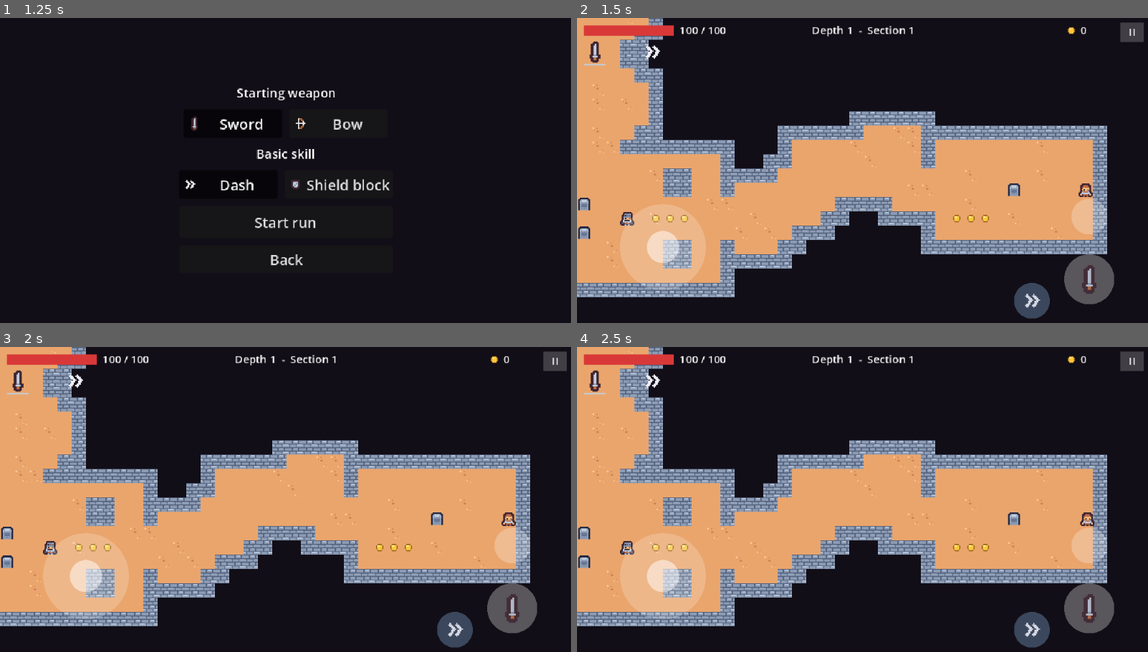
Above: before the commit, frames 1-4 (two rows, left to right).
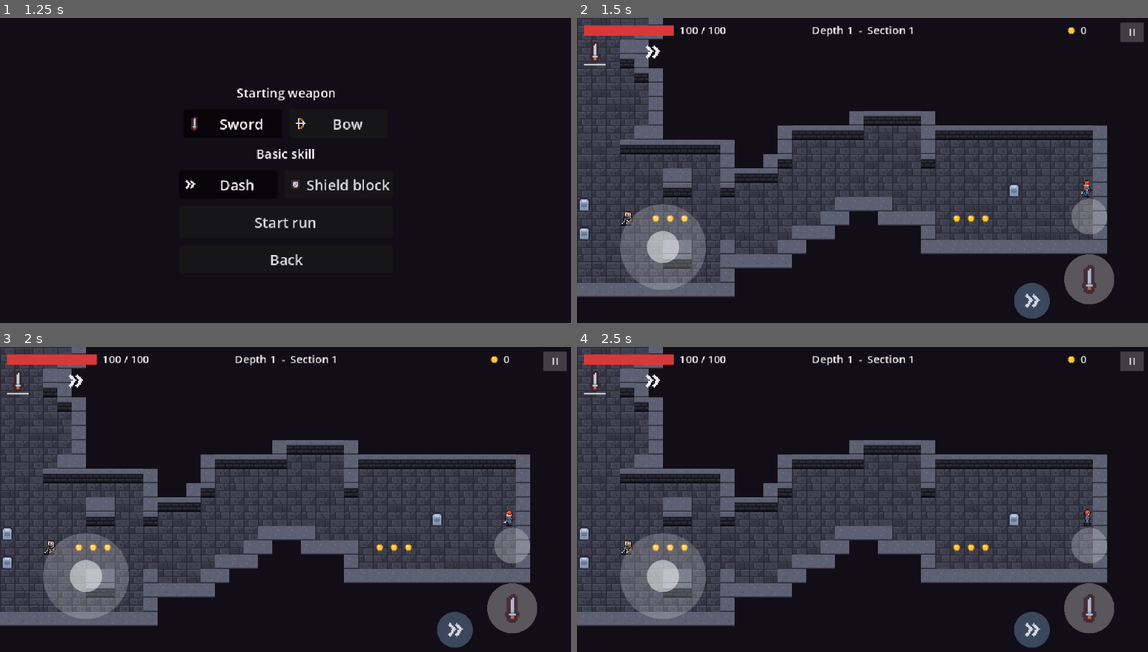
Above: after the commit, the same moments.

Repository: arturan2101/diplome_game
Game: Godot game, scene res://ui/main_menu.tscn
Two runs of this game, one before a commit and one after it. Both use one fixed random seed, a clock stepped at 60 frames per second and the inputs below.
Inputs (mouse positions are in pixels of both pictures, inside the frame that each line leads up to):
- Up to frame 1 (1.25 s): click "Play" at 0.5 s
- Up to frame 2 (1.5 s): click "Start run" at 1.25 s
- Up to frame 3 (2 s): no input
- Up to frame 4 (2.5 s): tap Enter (ui_accept) at 2, 2.27 s; move the mouse to (988, 493) at 2.02 s; hold D (move_right) from 2.03 s (still down); hold J (attack) from 2.03 s (still down); click (988, 493) at 2.17 s

Frame 1 is identical in both runs. In frame 2, 42% of the frame differs, in the area x 0-93%, y 0-92%; in frame 3, 42%; in frame 4, 42%.

Commit message:
Integrate new art: animated player/skeleton sprites, wall-top tiles
Co-Authored-By: Claude Opus 5.5 <noreply@anthropic.com>
Claude-Session: https://claude.ai/code/session_01STxjqnrHjc1xrs8gdSAbRa

Diff:
--- /dev/null
+++ b/actors/actor_sprite_animator.gd
@@ -0,0 +1,30 @@
+class_name ActorSpriteAnimator
+extends AnimatedSprite2D
+## Visual only: picks "<idle|walk>_<down|up|left|right>" from the parent body's
+## velocity. Never changes movement; when standing still it keeps the last direction.
+## Animations missing from sprite_frames are skipped, so any SpriteFrames works.
+
+## Below this speed (pixels per second) the actor counts as standing.
+@export var walk_threshold: float = 5.0
+
+var _direction: String = "down"
+var _body: CharacterBody2D
+
+
+func _ready() -> void:
+	_body = get_parent() as CharacterBody2D
+
+
+func _process(_delta: float) -> void:
+	if _body == null or sprite_frames == null:
+		return
+	var v: Vector2 = _body.velocity
+	var moving: bool = v.length() > walk_threshold
+	if moving:
+		if absf(v.x) > absf(v.y):
+			_direction = "right" if v.x > 0.0 else "left"
+		else:
+			_direction = "down" if v.y > 0.0 else "up"
+	var anim: StringName = StringName(("walk_" if moving else "idle_") + _direction)
+	if (anim != animation or not is_playing()) and sprite_frames.has_animation(anim):
+		play(anim)
--- a/actors/enemies/skeleton.tres
+++ b/actors/enemies/skeleton.tres
@@ -1,8 +1,9 @@
-[gd_resource type="Resource" script_class="EnemyData" load_steps=4 format=3 uid="uid://dri0811re2pdk"]
+[gd_resource type="Resource" script_class="EnemyData" load_steps=5 format=3 uid="uid://dri0811re2pdk"]
 
 [ext_resource type="Script" path="res://actors/enemies/enemy_data.gd" id="1"]
 [ext_resource type="Texture2D" path="res://assets/sprites/skeleton.tres" id="2"]
 [ext_resource type="Resource" path="res://actors/enemies/skeleton_weapon.tres" id="3"]
+[ext_resource type="PackedScene" path="res://actors/enemies/skeleton.tscn" id="4"]
 
 [resource]
 script = ExtResource("1")
@@ -17,3 +18,4 @@
 attack_range = 18.0
 windup = 0.55
 recovery = 0.6
+scene = ExtResource("4")
--- /dev/null
+++ b/actors/enemies/skeleton.tscn
@@ -0,0 +1,55 @@
+[gd_scene load_steps=10 format=3]
+
+[ext_resource type="Script" path="res://actors/enemies/enemy.gd" id="1"]
+[ext_resource type="Script" path="res://combat/health.gd" id="2"]
+[ext_resource type="Script" path="res://combat/hurtbox.gd" id="3"]
+[ext_resource type="Script" path="res://level/hazard_receiver.gd" id="4"]
+[ext_resource type="Resource" path="res://level/hazards.tres" id="5"]
+[ext_resource type="SpriteFrames" path="res://assets/art/enemies/skeleton_frames.tres" id="6"]
+[ext_resource type="Script" path="res://actors/actor_sprite_animator.gd" id="7"]
+
+[sub_resource type="CircleShape2D" id="body_circle"]
+radius = 6.0
+
+[sub_resource type="CircleShape2D" id="hurtbox_circle"]
+radius = 7.0
+
+[node name="Enemy" type="CharacterBody2D" node_paths=PackedStringArray("health", "hurtbox", "visual", "hazards", "body_shape", "hurtbox_shape")]
+collision_layer = 4
+collision_mask = 7
+script = ExtResource("1")
+health = NodePath("Health")
+hurtbox = NodePath("Hurtbox")
+visual = NodePath("Sprite")
+hazards = NodePath("HazardReceiver")
+body_shape = NodePath("CollisionShape2D")
+hurtbox_shape = NodePath("Hurtbox/CollisionShape2D")
+
+[node name="CollisionShape2D" type="CollisionShape2D" parent="."]
+shape = SubResource("body_circle")
+
+[node name="Sprite" type="AnimatedSprite2D" parent="."]
+sprite_frames = ExtResource("6")
+animation = &"idle_down"
+autoplay = "idle_down"
+offset = Vector2(0, -4)
+script = ExtResource("7")
+
+[node name="Health" type="Node" parent="."]
+script = ExtResource("2")
+
+[node name="Hurtbox" type="Area2D" parent="." node_paths=PackedStringArray("health")]
+collision_layer = 16
+collision_mask = 0
+script = ExtResource("3")
+health = NodePath("../Health")
+
+[node name="CollisionShape2D" type="CollisionShape2D" parent="Hurtbox"]
+shape = SubResource("hurtbox_circle")
+
+[node name="HazardReceiver" type="Node" parent="." node_paths=PackedStringArray("body", "health", "visual")]
+script = ExtResource("4")
+body = NodePath("..")
+health = NodePath("../Health")
+visual = NodePath("../Sprite")
+data = ExtResource("5")
--- a/actors/player/player.tscn
+++ b/actors/player/player.tscn
@@ -1,7 +1,8 @@
 [gd_scene format=3 uid="uid://d086msg16gvvh"]
 
 [ext_resource type="Script" uid="uid://cudcxsst6v8xw" path="res://actors/player/player.gd" id="1_ilk7j"]
-[ext_resource type="Texture2D" path="res://assets/sprites/player.tres" id="2_ax26v"]
+[ext_resource type="SpriteFrames" path="res://assets/art/characters/player_frames.tres" id="2_ax26v"]
+[ext_resource type="Script" path="res://actors/actor_sprite_animator.gd" id="anim_script"]
 [ext_resource type="Script" uid="uid://bech2h0liorq5" path="res://combat/health.gd" id="6_388e2"]
 [ext_resource type="Script" uid="uid://dbyxqej24j4mh" path="res://combat/hurtbox.gd" id="7_lsln6"]
 [ext_resource type="Script" uid="uid://de7swotw4iwdj" path="res://combat/invulnerability_blink.gd" id="8_hiosj"]
@@ -28,8 +29,12 @@
 [node name="CollisionShape2D" type="CollisionShape2D" parent="." unique_id=1846017841]
 shape = SubResource("CircleShape2D_ndusb")
 
-[node name="Sprite" type="Sprite2D" parent="."]
-texture = ExtResource("2_ax26v")
+[node name="Sprite" type="AnimatedSprite2D" parent="."]
+sprite_frames = ExtResource("2_ax26v")
+animation = &"idle_down"
+autoplay = "idle_down"
+offset = Vector2(0, -4)
+script = ExtResource("anim_script")
 
 [node name="Health" type="Node" parent="." unique_id=779534586]
 script = ExtResource("6_388e2")
--- a/assets/sprites/player.tres
+++ b/assets/sprites/player.tres
@@ -1,7 +1,8 @@
 [gd_resource type="AtlasTexture" load_steps=2 format=3]
 
-[ext_resource type="Texture2D" path="res://assets/kenney_tiny_dungeon/tilemap_packed.png" id="1"]
+[ext_resource type="Texture2D" path="res://assets/art/characters/player_idle_sample.png" id="1"]
 
 [resource]
 atlas = ExtResource("1")
-region = Rect2(16, 112, 16, 16)
+region = Rect2(0, 0, 24, 24)
+margin = Rect2(0, 0, 0, 8)
--- a/assets/sprites/skeleton.tres
+++ b/assets/sprites/skeleton.tres
@@ -1,7 +1,8 @@
 [gd_resource type="AtlasTexture" load_steps=2 format=3]
 
-[ext_resource type="Texture2D" path="res://assets/kenney_tiny_dungeon/tilemap_packed.png" id="1"]
+[ext_resource type="Texture2D" path="res://assets/art/enemies/skeleton_idle_sample.png" id="1"]
 
 [resource]
 atlas = ExtResource("1")
-region = Rect2(16, 128, 16, 16)
+region = Rect2(0, 0, 24, 24)
+margin = Rect2(0, 0, 0, 8)
--- a/level/level.gd
+++ b/level/level.gd
@@ -163,7 +163,7 @@
 			# Solid rock that touches nothing walkable gets no tile and no collision:
 			# big sections stay cheap to draw and to simulate.
 			if _touches_open_cell(cell):
-				_ground.set_cell(cell, MAIN_SOURCE, theme.wall_tiles[_cell_hash(cell) % theme.wall_tiles.size()])
+				_ground.set_cell(cell, MAIN_SOURCE, _wall_tile(cell))
 		LevelGrid.Cell.PIT:
 			var below_pit: bool = grid.get_cell(cell + Vector2i.UP) == LevelGrid.Cell.PIT
 			_ground.set_cell(cell, HAZARD_SOURCE, theme.pit_inner_tile if below_pit else theme.pit_tile)
@@ -181,6 +181,17 @@
 			if grid.get_cell(cell + Vector2i(dx, dy)) != LevelGrid.Cell.WALL:
 				return true
 	return false
+
+
+## Wall tile for a cell. A wall with an open cell directly south shows its front
+## face (wall_tiles); any other wall shows only its top (wall_top_tiles), so side
+## walls do not repeat the brick face. Without wall_top_tiles all walls use wall_tiles.
+func _wall_tile(cell: Vector2i) -> Vector2i:
+	var tiles: Array[Vector2i] = theme.wall_tiles
+	var open_south: bool = grid.get_cell(cell + Vector2i.DOWN) != LevelGrid.Cell.WALL
+	if not open_south and not theme.wall_top_tiles.is_empty():
+		tiles = theme.wall_top_tiles
+	return tiles[_cell_hash(cell) % tiles.size()]
 
 
 ## Floor tile for a cell. Variants are picked from the cell coordinates, not from
@@ -207,6 +218,8 @@
 		_add_tile(main, coords, false)
 	for coords: Vector2i in theme.wall_tiles:
 		_add_tile(main, coords, true)
+	for coords: Vector2i in theme.wall_top_tiles:
+		_add_tile(main, coords, true)
 	_add_tile(main, theme.cover_tile, true)
 	var hazards: TileSetAtlasSource = _make_source(tile_set, HAZARD_SOURCE, theme.hazard_texture)
 	_add_tile(hazards, theme.pit_tile, false)
--- a/level/ruins_theme.tres
+++ b/level/ruins_theme.tres
@@ -1,7 +1,7 @@
 [gd_resource type="Resource" script_class="TileTheme" load_steps=4 format=3]
 
 [ext_resource type="Script" path="res://level/tile_theme.gd" id="1"]
-[ext_resource type="Texture2D" path="res://assets/kenney_tiny_dungeon/tilemap_packed.png" id="2"]
+[ext_resource type="Texture2D" path="res://assets/art/tiles/ruins_tiles_atlas.png" id="2"]
 [ext_resource type="Texture2D" path="res://assets/placeholder/placeholder_tiles.png" id="3"]
 
 [resource]
@@ -9,10 +9,11 @@
 tile_size = 16
 texture = ExtResource("2")
 hazard_texture = ExtResource("3")
-floor_tiles = Array[Vector2i]([Vector2i(0, 4), Vector2i(1, 4)])
-floor_variant_chance = 0.12
-wall_tiles = Array[Vector2i]([Vector2i(4, 3)])
-cover_tile = Vector2i(5, 5)
+floor_tiles = Array[Vector2i]([Vector2i(0, 0), Vector2i(1, 0), Vector2i(2, 0)])
+floor_variant_chance = 0.3
+wall_tiles = Array[Vector2i]([Vector2i(3, 0)])
+wall_top_tiles = Array[Vector2i]([Vector2i(4, 0)])
+cover_tile = Vector2i(5, 0)
 pit_tile = Vector2i(0, 0)
 pit_inner_tile = Vector2i(7, 0)
 spikes_tile = Vector2i(1, 0)
--- a/level/tile_theme.gd
+++ b/level/tile_theme.gd
@@ -16,6 +16,9 @@
 @export_range(0.0, 1.0) var floor_variant_chance: float = 0.12
 ## Wall tiles in the main atlas (column, row), picked per cell.
 @export var wall_tiles: Array[Vector2i] = []
+## Wall-top tiles (top face only) for walls with no open cell directly south.
+## Empty: every wall uses wall_tiles.
+@export var wall_top_tiles: Array[Vector2i] = []
 ## Cover object in the main atlas, drawn over a floor tile.
 @export var cover_tile: Vector2i = Vector2i.ZERO
 ## Pit and spikes tiles in the hazard atlas. pit_tile has a rim and is used at the
--- /dev/null
+++ b/tests/manual/art_preview.gd
@@ -0,0 +1,52 @@
+extends Node2D
+## Manual art preview: builds a small room with the real Level code (ruins theme,
+## wall tops, floor variants, cover, pit), puts the player and skeleton animations
+## in it, saves a 3x screenshot and quits. Not part of the test suite.
+## Usage: godot --path . res://tests/manual/art_preview.tscn -- <out.png>
+
+const PLAYER_FRAMES: SpriteFrames = preload("res://assets/art/characters/player_frames.tres")
+const SKELETON_FRAMES: SpriteFrames = preload("res://assets/art/enemies/skeleton_frames.tres")
+const MAP: String = """############
+#..........#
+#..........#
+#...%...~~.#
+#.......~~.#
+#..........#
+#..........#
+############"""
+const SCALE: int = 3
+
+var _view: SubViewport
+
+
+func _ready() -> void:
+	var grid: LevelGrid = LevelGrid.from_text(MAP)
+	# Own SubViewport at 1:1 pixels, independent of the project's stretch settings.
+	_view = SubViewport.new()
+	_view.size = Vector2i(grid.width, grid.height) * 16
+	_view.render_target_update_mode = SubViewport.UPDATE_ALWAYS
+	add_child(_view)
+	var level: Level = Level.new()
+	_view.add_child(level)
+	level.build(grid)
+	_add_actor(level, PLAYER_FRAMES, Vector2i(3, 5), &"idle_right")
+	_add_actor(level, SKELETON_FRAMES, Vector2i(6, 5), &"idle_left")
+	await RenderingServer.frame_post_draw
+	await RenderingServer.frame_post_draw
+	var img: Image = _view.get_texture().get_image()
+	img.resize(img.get_width() * SCALE, img.get_height() * SCALE, Image.INTERPOLATE_NEAREST)
+	var args: PackedStringArray = OS.get_cmdline_user_args()
+	var out: String = args[0] if args.size() > 0 else "user://room_ingame.png"
+	img.save_png(out)
+	print("Saved ", out)
+	get_tree().quit()
+
+
+## Places an animated sprite at a cell centre with the same offset as the actor scenes.
+func _add_actor(level: Level, frames: SpriteFrames, cell: Vector2i, anim: StringName) -> void:
+	var s: AnimatedSprite2D = AnimatedSprite2D.new()
+	s.sprite_frames = frames
+	s.animation = anim
+	s.offset = Vector2(0, -4)
+	s.position = level.cell_center(cell)
+	_view.add_child(s)
--- /dev/null
+++ b/tests/manual/art_preview.tscn
@@ -0,0 +1,6 @@
+[gd_scene load_steps=2 format=3]
+
+[ext_resource type="Script" path="res://tests/manual/art_preview.gd" id="1"]
+
+[node name="ArtPreview" type="Node2D"]
+script = ExtResource("1")
--- a/tests/test_enemy_types.gd
+++ b/tests/test_enemy_types.gd
@@ -133,7 +133,10 @@
 		enemy.position = Vector2(-500.0, -500.0)
 		add_child(enemy)
 		var sprite: Sprite2D = enemy.visual as Sprite2D
-		if enemy.weapon == null or sprite == null or sprite.texture != enemy_data.sprite \
+		var animated: AnimatedSprite2D = enemy.visual as AnimatedSprite2D
+		var has_look: bool = (sprite != null and sprite.texture == enemy_data.sprite) \
+				or (animated != null and animated.sprite_frames != null)
+		if enemy.weapon == null or not has_look \
 				or enemy.health.hp != enemy_data.max_hp or enemy_data.danger_cost <= 0:
 			all_ready = false
 		enemy.queue_free()
Not shown, added: actors/actor_sprite_animator.gd.uid
Not shown, added: tests/manual/art_preview.gd.uid
